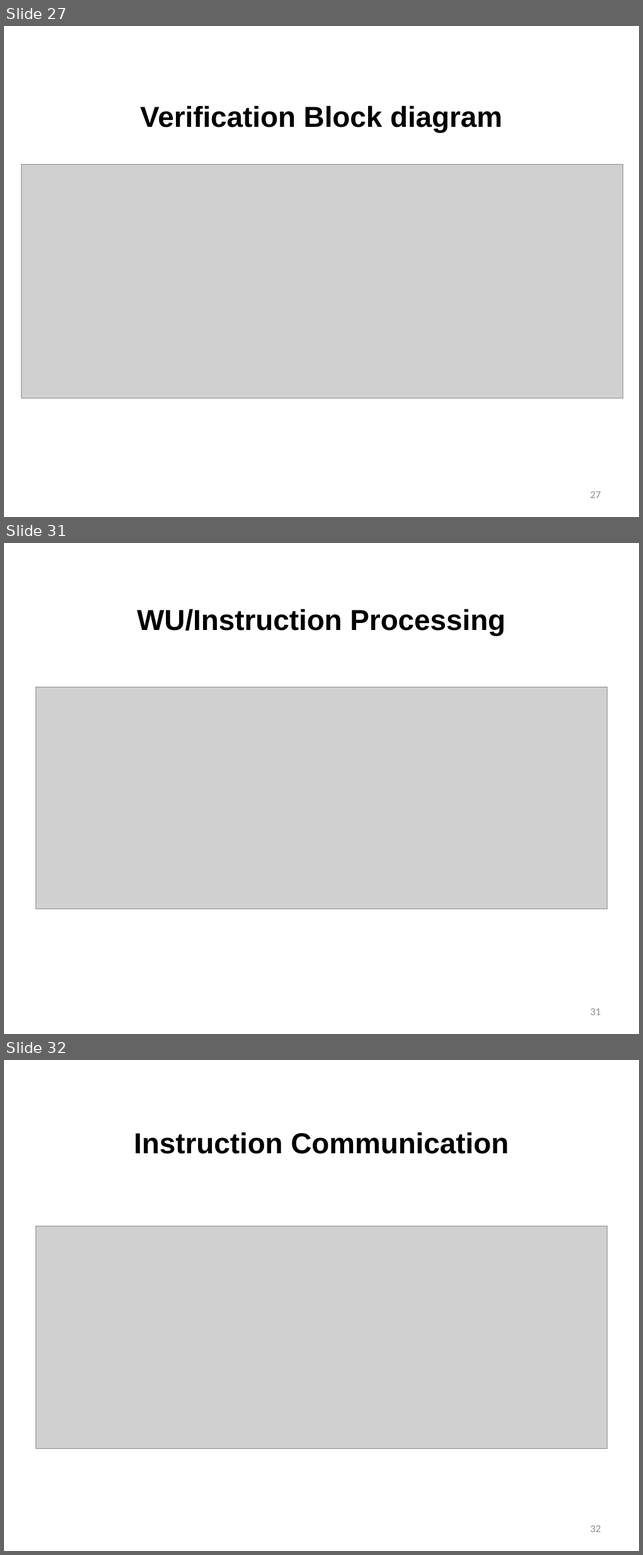
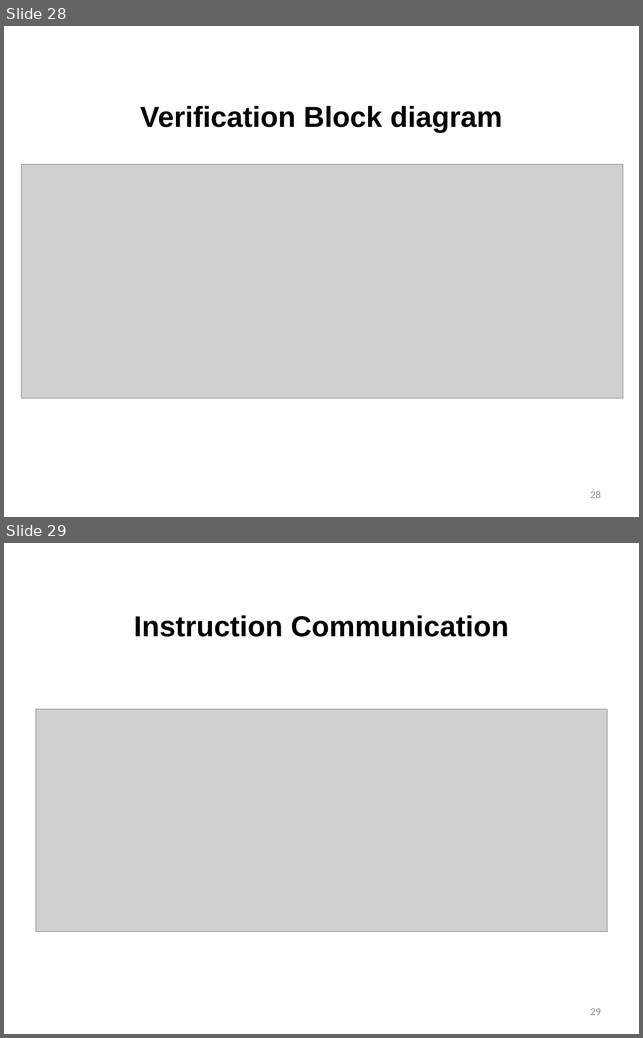
Before and after one commit to lbbaker5900/ece-cortical-MainResearch, a slide deck: 3DSystem/DOC/Status.pptx. Shown one above the other, each under a label of ours: slides 27, 31 and 32 before the commit, slides 28 and 29 after it; the slides between them are not shown. The pictures are 643x1555 and 643x1038 pixels, drawn with LibreOffice and Linux fonts; fonts in the diff are those of the drawing; grey boxes stand for pictures; background and template pictures are left out. Boxes give left, top, right and bottom in pixels: in the first picture for what was removed or moved away, otherwise in the second. Text is boxed around its words. In the diff, an @@ line names an element or a change of style, - is before the commit and + after.

```diff
--- a/3DSystem/DOC/Status.pptx
+++ b/3DSystem/DOC/Status.pptx
@@ slide 31 removed at [4,543,639,1034], background #FFFFFF @@
@@ title removed at [137,609,505,636] @@
-WU/Instruction Processing
@@ picture removed at [36,687,608,909] @@
@@ page number removed at [591,1008,601,1015] @@
-31
@@ what was slide 27 is now slide 28 @@
@@ page number at [591,491,601,498]: text changed @@
-27
+28
@@ what was slide 32 is now slide 29 @@
@@ page number at [591,1008,601,1015]: text changed @@
-32
+29
```
Also in this commit, not shown: 7 slides changed, 2 slides added, 4 other slides removed, 5 other files.
